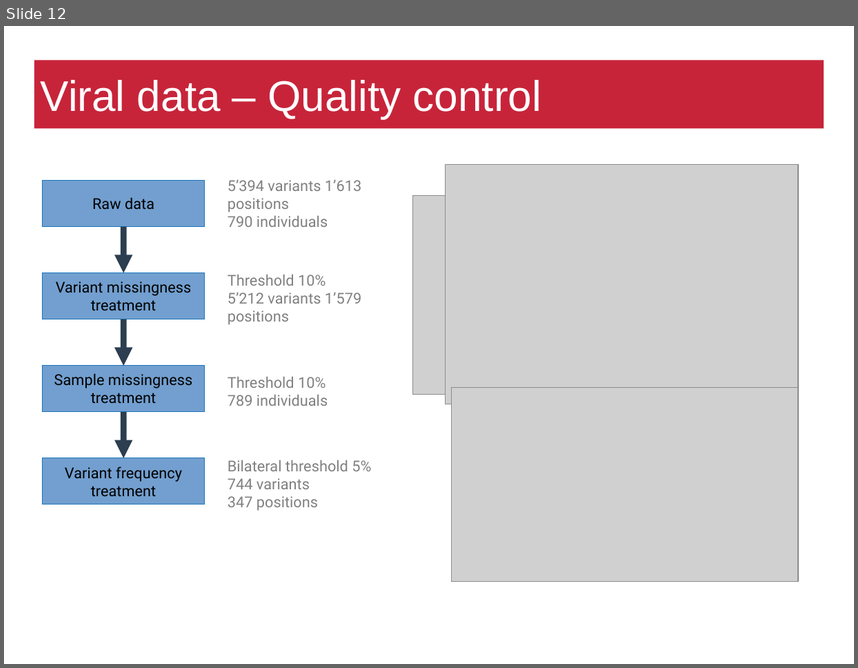
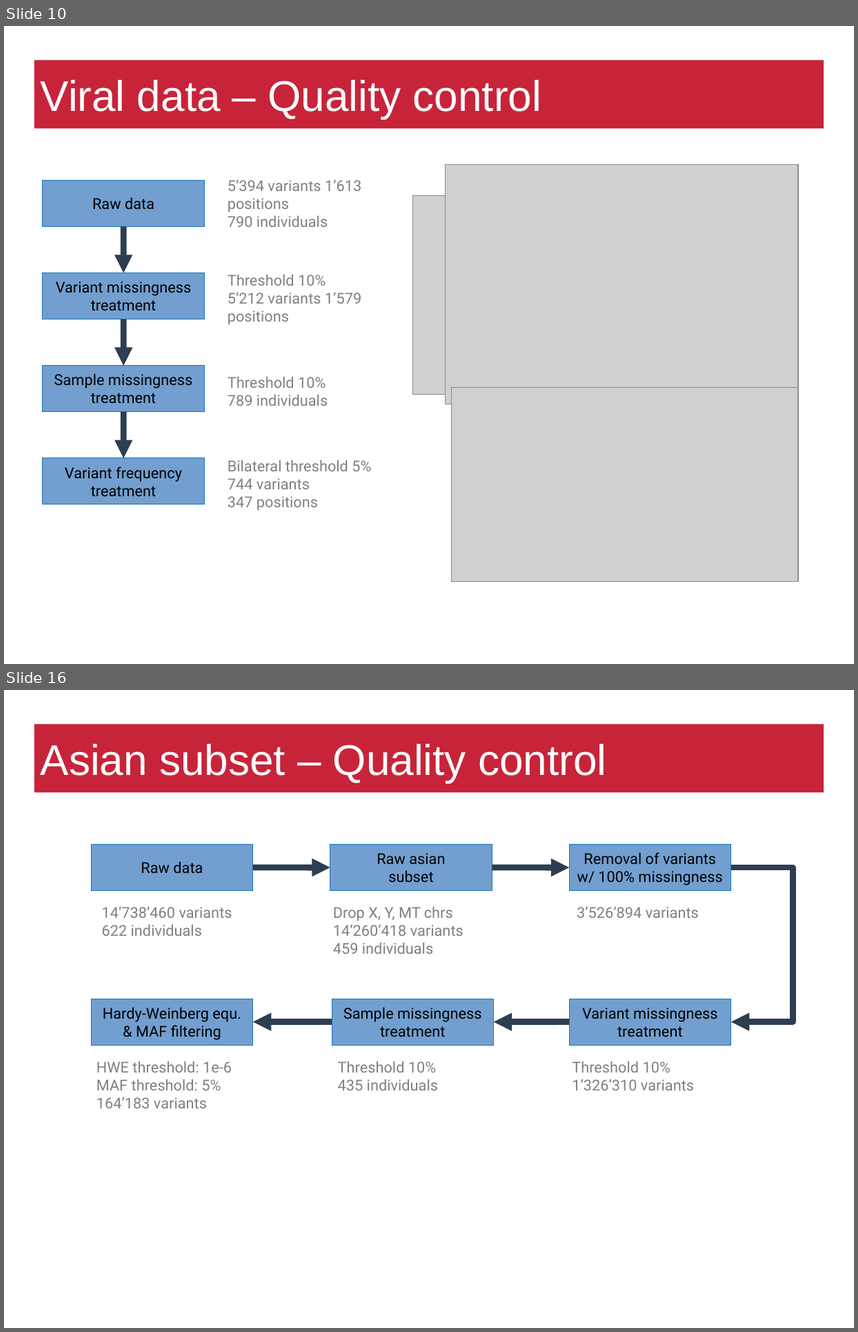
Before and after one commit to matthiaszeller/HBV, a slide deck: Presentation.odp. Shown one above the other, each under a label of ours: slide 12 before the commit, slides 10 and 16 after it; the slides between them are not shown. The pictures are 858x668 and 858x1332 pixels, drawn with LibreOffice and Linux fonts; fonts in the diff are those of the drawing; grey boxes stand for pictures; background and template pictures are left out. Boxes give left, top, right and bottom in pixels: in the first picture for what was removed or moved away, otherwise in the second. Text is boxed around its words. In the diff, an @@ line names an element or a change of style, - is before the commit and + after.

```diff
--- a/Presentation.odp
+++ b/Presentation.odp
@@ slide 16 added at (4, 690, 854, 1328), background #FFFFFF @@
@@ title added at (34, 724, 824, 793), fill #C7243A, 40 pt, text #FFFFFF @@
+Asian subset – Quality control
@@ rectangle added at (91, 845, 253, 891), fill #729FCF, outline #1B75BC 0 pt, 14 pt, text #000000 @@
+Raw data
@@ rectangle added at (330, 845, 493, 891), fill #729FCF, outline #1B75BC 0 pt, 14 pt, text #000000 @@
+Raw asian
+subset
@@ rectangle added at (569, 845, 731, 891), fill #729FCF, outline #1B75BC 0 pt, 14 pt, text #000000 @@
+Removal of variants
+w/ 100% missingness
@@ arrow added from (253, 867) to (330, 867), #2C3E50 5.67 pt @@
@@ arrow added from (493, 867) to (569, 867), #2C3E50 5.67 pt @@
@@ elbow arrow added from (731, 867) to (731, 1022), #2C3E50 5.67 pt @@
@@ text added at (102, 907, 232, 936), 14 pt, text #808080 @@
+14’738’460 variants
+622 individuals
@@ text added at (333, 907, 464, 954), 14 pt, text #808080 @@
+Drop X, Y, MT chrs
+14’260’418 variants
+459 individuals
@@ text added at (577, 907, 699, 918), 14 pt, text #808080 @@
+3’526’894 variants
@@ rectangle added at (91, 998, 253, 1045), fill #729FCF, outline #1B75BC 0 pt, 14 pt, text #000000 @@
+Hardy-Weinberg equ.
+& MAF filtering
@@ rectangle added at (332, 998, 494, 1045), fill #729FCF, outline #1B75BC 0 pt, 14 pt, text #000000 @@
+Sample missingness
+treatment
@@ rectangle added at (569, 998, 731, 1045), fill #729FCF, outline #1B75BC 0 pt, 14 pt, text #000000 @@
+Variant missingness
+treatment
@@ arrow added from (332, 1022) to (253, 1022), #2C3E50 5.67 pt @@
@@ arrow added from (569, 1022) to (494, 1022), #2C3E50 5.67 pt @@
@@ text added at (96, 1061, 232, 1108), 14 pt, text #808080 @@
+HWE threshold: 1e-6
+MAF threshold: 5%
+164’183 variants
@@ text added at (338, 1061, 438, 1090), 14 pt, text #808080 @@
+Threshold 10%
+435 individuals
@@ text added at (572, 1061, 694, 1090), 14 pt, text #808080 @@
+Threshold 10%
+1’326’310 variants
@@ page number added at (648, 1283, 846, 1327), 14 pt, text #FFFFFF @@
+16
@@ what was slide 12 is now slide 10 @@
```
Also in this commit, not shown: 9 slides changed, 8 other slides added, 2 slides removed.
